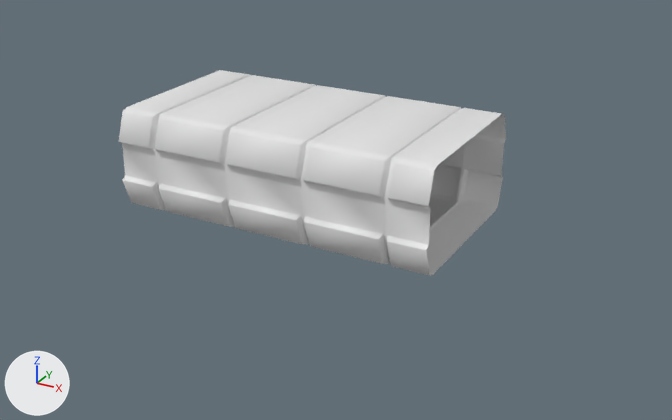
What one commit did to the Blender file Modules/Corr.blend.
Camera for both pictures: a 50 mm lens placed at (15.36, -19.09, 8.3), pointed at (4.94, -0.15, -1.18). Lighting does not change. The marker at lower left points along +X, +Y and +Z.
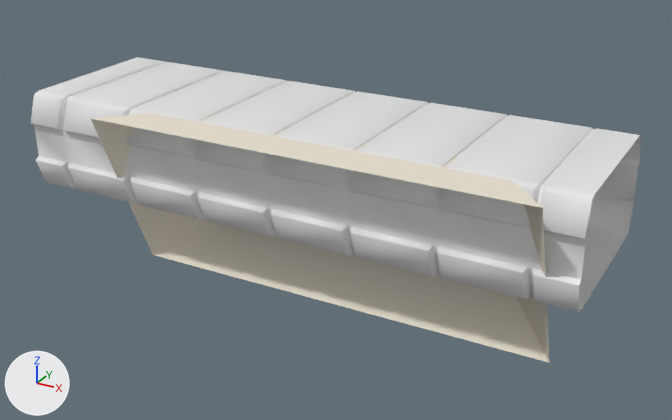
The change, as JSON lines over the scene's bpy script:
```json
{"op": "add", "block": "mat_material_001", "code": ["mat_material_001 = diffuse_material('Material.001')", "mat_material_001.base_color = (0.8, 0.738, 0.624)  # white #e7dfcf"]}
{"op": "add", "block": "me_cube", "code": ["me_cube = bpy.data.meshes.new('Cube')", "me_cube.from_pydata([(-6.97, -10.14, -6.97), (-6.97, -10.14, 6.97), (-1.0, 1.0, -1.0), (-1.0, 1.0, 1.0), (6.97, -10.14, -6.97), (6.97, -10.14, 6.97), (1.0, 1.0, -1.0), (1.0, 1.0, 1.0)], [], [(0, 1, 3, 2), (6, 7, 5, 4), (2, 6, 4, 0), (7, 3, 1, 5)])", "me_cube.materials.append(mat_material_001)  # white #e7dfcf"]}
{"op": "set", "path": "ob_cube.location", "old": "(0.0, 0.0, 0.0)", "new": "(-3.0, 0.0, 0.0)"}
{"block": "ob_cube", "where": "_m = ob_cube.modifiers.new('Array', 'ARRAY')"}
{"op": "set", "path": "_m.count", "old": "4", "new": "7"}
{"op": "add", "block": "ob_cube_003", "code": ["ob_cube_003 = bpy.data.objects.new('Cube.003', me_cube)", "ob_cube_003.location = (5.42, 1.91, 0.75)", "ob_cube_003.rotation_euler = (0.382, 0.0, 0.0)  # degrees (22, 0, 0)", "ob_cube_003.scale = (0.802, 0.441, 0.343)"]}
```

What differs and where, as boxes (x1, y1, x2, y2) in the pictures (672 x 420 px):
```json
{"object": "Cube", "change": "moved, modifiers changed", "before": [119, 70, 506, 275], "after": [31, 57, 642, 312]}
{"object": "Cube.003", "change": "added", "after": [91, 113, 550, 363]}
```
